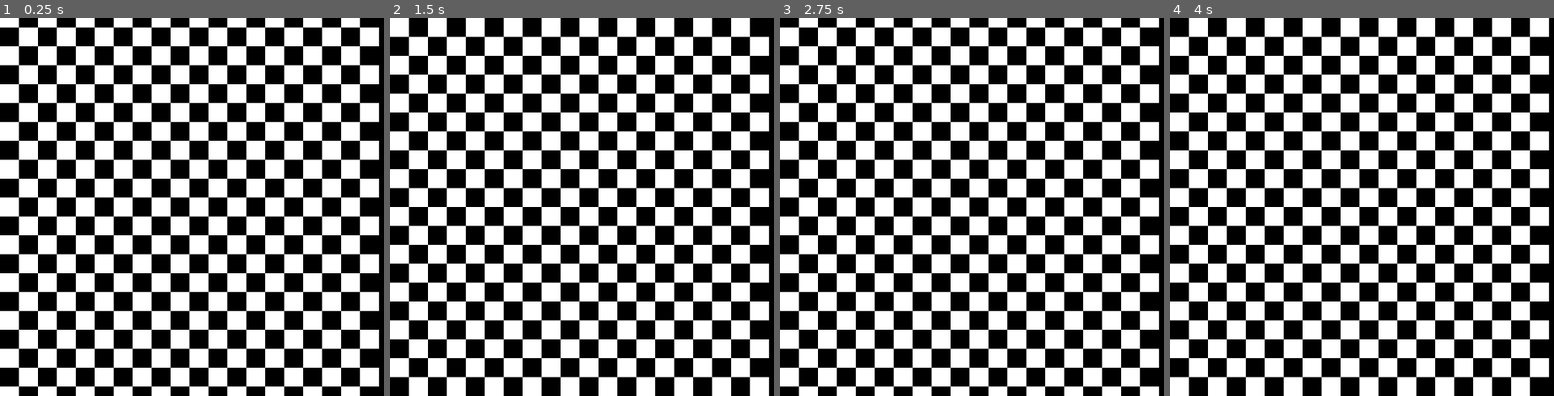
Above: before the commit, frames 1-4 (left to right).
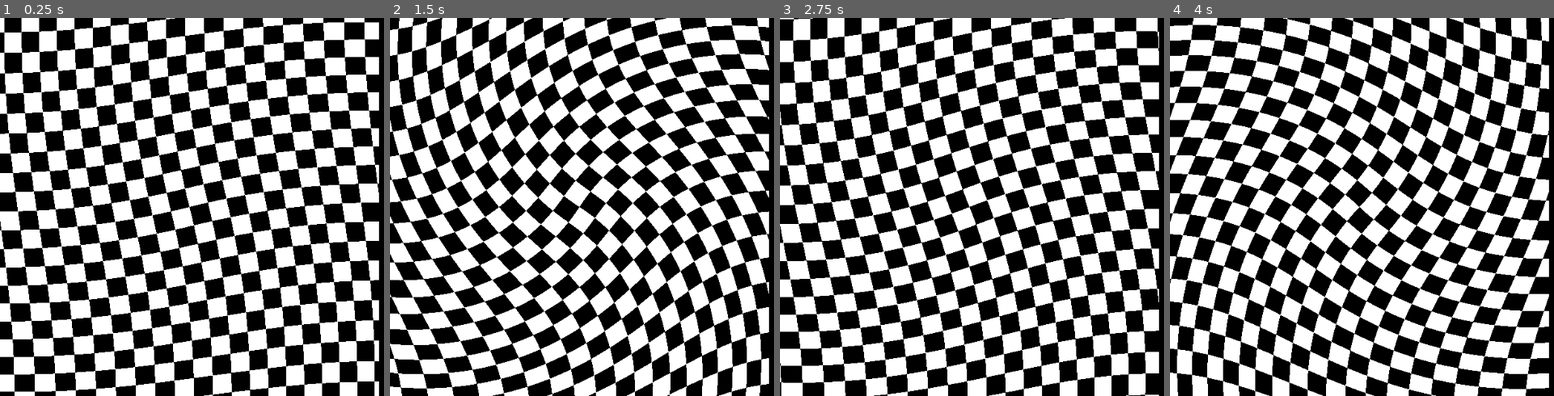
Above: after the commit, the same moments.

Repository: Castux/code-club
Game: Godot game, scene res://Visual/Visual.tscn
Two runs of this game, one before a commit and one after it. Both use one fixed random seed, a clock stepped at 60 frames per second and the inputs below. This scene is started directly instead of the project's main scene.
Inputs:
- Up to frame 1 (0.25 s): no input
- Up to frame 2 (1.5 s): hold D 0.53-1.28 s; hold S from 1.28 s (still down)
- Up to frame 3 (2.75 s): release S at 2.03 s; hold D from 2.03 s (still down)
- Up to frame 4 (4 s): release D at 2.78 s; hold W 2.78-3.53 s; hold A from 3.53 s (still down)

The runs differ from the first frame. In frame 1, 54% of the frame differs, in the area x 0-99%, y 0-100%; in frame 2, 55%; in frame 3, 54%; in frame 4, 60%.

Commit message:
Cooler visual shader

Diff:
--- a/shadertoys/Visual/Visual.tscn
+++ b/shadertoys/Visual/Visual.tscn
@@ -18,28 +18,54 @@
 default_input_values = [ 0, 0.0, 1, 2.0 ]
 operator = 4
 
-[sub_resource type="VisualShaderNodeScalarOp" id=7]
-
 [sub_resource type="VisualShaderNodeVectorCompose" id=8]
-
-[sub_resource type="VisualShaderNodeInput" id=9]
+output_port_for_preview = 0
+
+[sub_resource type="VisualShaderNodeTransformCompose" id=9]
+
+[sub_resource type="VisualShaderNodeVectorCompose" id=10]
+
+[sub_resource type="VisualShaderNodeVectorCompose" id=11]
+
+[sub_resource type="VisualShaderNodeScalarFunc" id=13]
+function = 1
+
+[sub_resource type="VisualShaderNodeScalarFunc" id=14]
+function = 0
+
+[sub_resource type="VisualShaderNodeScalarFunc" id=15]
+function = 19
+
+[sub_resource type="VisualShaderNodeInput" id=16]
+input_name = "uv"
+
+[sub_resource type="VisualShaderNodeVectorOp" id=17]
+default_input_values = [ 0, Vector3( 0, 0, 0 ), 1, Vector3( -0.5, -0.5, 0 ) ]
+
+[sub_resource type="VisualShaderNodeTransformVecMult" id=18]
+output_port_for_preview = 0
+
+[sub_resource type="VisualShaderNodeInput" id=22]
 input_name = "time"
 
-[sub_resource type="VisualShaderNodeInput" id=10]
-input_name = "uv"
-
-[sub_resource type="VisualShaderNodeVec3Constant" id=11]
-constant = Vector3( 0.2, 0.1, 0 )
-
-[sub_resource type="VisualShaderNodeVectorOp" id=12]
-
-[sub_resource type="VisualShaderNodeVectorOp" id=13]
+[sub_resource type="VisualShaderNodeScalarFunc" id=23]
+function = 0
+
+[sub_resource type="VisualShaderNodeVectorLen" id=24]
+
+[sub_resource type="VisualShaderNodeScalarOp" id=25]
 operator = 2
 
-[sub_resource type="VisualShaderNodeScalarConstant" id=14]
+[sub_resource type="VisualShaderNodeScalarOp" id=26]
+default_input_values = [ 0, 1.0, 1, 0.0 ]
+operator = 1
+
+[sub_resource type="VisualShaderNodeScalarOp" id=27]
+
+[sub_resource type="VisualShaderNodeScalarConstant" id=19]
 constant = 20.0
 
-[sub_resource type="VisualShader" id=15]
+[sub_resource type="VisualShader" id=20]
 code = "shader_type canvas_item;
 render_mode unshaded;
 
@@ -52,33 +78,75 @@
 }
 
 void fragment() {
-// Input:2
-	vec3 n_out2p0;
-	n_out2p0 = vec3(UV,0.0);
-
-// Vector:20
-	vec3 n_out20p0;
-	n_out20p0 = vec3(0.200000,0.100000,0.000000);
-
-// Input:19
-	float n_out19p0;
-	n_out19p0 = TIME;
-
-// VectorOp:22
-	vec3 n_out22p0;
-	n_out22p0 = n_out20p0 * vec3(n_out19p0);
-
-// VectorOp:21
-	vec3 n_out21p0;
-	n_out21p0 = n_out2p0 + n_out22p0;
+// Input:30
+	vec3 n_out30p0;
+	n_out30p0 = vec3(UV,0.0);
+
+// VectorOp:31
+	vec3 n_in31p1 = vec3(-0.50000,-0.50000,0.00000);
+	vec3 n_out31p0;
+	n_out31p0 = n_out30p0 + n_in31p1;
+
+// VectorLen:35
+	float n_out35p0;
+	n_out35p0 = length( n_out31p0 );
+
+// ScalarOp:37
+	float n_in37p0 = 1.00000;
+	float n_out37p0;
+	n_out37p0 = n_in37p0 - n_out35p0;
+
+// Input:33
+	float n_out33p0;
+	n_out33p0 = TIME;
+
+// ScalarFunc:34
+	float n_out34p0;
+	n_out34p0 = sin(n_out33p0);
+
+// ScalarOp:36
+	float n_out36p0;
+	n_out36p0 = n_out37p0 * n_out34p0;
+
+// ScalarFunc:27
+	float n_out27p0;
+	n_out27p0 = cos(n_out36p0);
+
+// ScalarFunc:28
+	float n_out28p0;
+	n_out28p0 = sin(n_out36p0);
+
+// VectorCompose:24
+	float n_in24p2 = 0.00000;
+	vec3 n_out24p0;
+	n_out24p0 = vec3( n_out27p0 , n_out28p0 , n_in24p2 );
+
+// ScalarFunc:29
+	float n_out29p0;
+	n_out29p0 = -(n_out28p0);
+
+// VectorCompose:25
+	float n_in25p2 = 0.00000;
+	vec3 n_out25p0;
+	n_out25p0 = vec3( n_out29p0 , n_out27p0 , n_in25p2 );
+
+// TransformCompose:23
+	vec3 n_in23p2 = vec3(0.00000,0.00000,0.00000);
+	vec3 n_in23p3 = vec3(0.00000,0.00000,0.00000);
+	mat4 n_out23p0;
+	n_out23p0 = mat4( vec4(n_out24p0, 0.0) , vec4(n_out25p0, 0.0) , vec4(n_in23p2,0.0), vec4(n_in23p3,1.0) );
+
+// TransformVectorMult:32
+	vec3 n_out32p0;
+	n_out32p0 = ( n_out23p0 * vec4(n_out31p0, 1.0) ).xyz;
 
 // VectorDecompose:10
 	float n_out10p0;
 	float n_out10p1;
 	float n_out10p2;
-	n_out10p0 = n_out21p0.x;
-	n_out10p1 = n_out21p0.y;
-	n_out10p2 = n_out21p0.z;
+	n_out10p0 = n_out32p0.x;
+	n_out10p1 = n_out32p0.y;
+	n_out10p2 = n_out32p0.z;
 
 // Scalar:6
 	float n_out6p0;
@@ -100,14 +168,14 @@
 	float n_out14p0;
 	n_out14p0 = floor(n_out12p0);
 
-// ScalarOp:17
-	float n_out17p0;
-	n_out17p0 = n_out13p0 + n_out14p0;
+// ScalarOp:38
+	float n_out38p0;
+	n_out38p0 = n_out13p0 + n_out14p0;
 
 // ScalarOp:16
 	float n_in16p1 = 2.00000;
 	float n_out16p0;
-	n_out16p0 = mod( n_out17p0 , n_in16p1 );
+	n_out16p0 = mod( n_out38p0 , n_in16p1 );
 
 // VectorCompose:18
 	vec3 n_out18p0;
@@ -123,43 +191,61 @@
 
 }
 "
-graph_offset = Vector2( 714.858, -52.11 )
+graph_offset = Vector2( 21.5632, -196.925 )
 mode = 1
 flags/light_only = false
 flags/unshaded = true
-nodes/fragment/0/position = Vector2( 2900, 140 )
-nodes/fragment/2/node = SubResource( 10 )
-nodes/fragment/2/position = Vector2( -940, -40 )
-nodes/fragment/6/node = SubResource( 14 )
-nodes/fragment/6/position = Vector2( 200, 400 )
+nodes/fragment/0/position = Vector2( 2660, -140 )
+nodes/fragment/6/node = SubResource( 19 )
+nodes/fragment/6/position = Vector2( 120, 100 )
 nodes/fragment/10/node = SubResource( 1 )
-nodes/fragment/10/position = Vector2( 100, 80 )
+nodes/fragment/10/position = Vector2( 20, -220 )
 nodes/fragment/11/node = SubResource( 2 )
-nodes/fragment/11/position = Vector2( 620, 80 )
+nodes/fragment/11/position = Vector2( 540, -220 )
 nodes/fragment/12/node = SubResource( 3 )
-nodes/fragment/12/position = Vector2( 620, 320 )
+nodes/fragment/12/position = Vector2( 540, 20 )
 nodes/fragment/13/node = SubResource( 4 )
-nodes/fragment/13/position = Vector2( 980, 120 )
+nodes/fragment/13/position = Vector2( 900, -180 )
 nodes/fragment/14/node = SubResource( 5 )
-nodes/fragment/14/position = Vector2( 980, 340 )
+nodes/fragment/14/position = Vector2( 900, 20 )
 nodes/fragment/16/node = SubResource( 6 )
-nodes/fragment/16/position = Vector2( 1940, 140 )
-nodes/fragment/17/node = SubResource( 7 )
-nodes/fragment/17/position = Vector2( 1420, 160 )
+nodes/fragment/16/position = Vector2( 1700, -140 )
 nodes/fragment/18/node = SubResource( 8 )
-nodes/fragment/18/position = Vector2( 2340, 140 )
-nodes/fragment/19/node = SubResource( 9 )
-nodes/fragment/19/position = Vector2( -1060, 340 )
-nodes/fragment/20/node = SubResource( 11 )
-nodes/fragment/20/position = Vector2( -1100, 160 )
-nodes/fragment/21/node = SubResource( 12 )
-nodes/fragment/21/position = Vector2( -320, -40 )
-nodes/fragment/22/node = SubResource( 13 )
-nodes/fragment/22/position = Vector2( -680, 160 )
-nodes/fragment/connections = PoolIntArray( 10, 0, 11, 0, 6, 0, 11, 1, 10, 1, 12, 0, 6, 0, 12, 1, 11, 0, 13, 0, 12, 0, 14, 0, 18, 0, 0, 0, 13, 0, 17, 0, 14, 0, 17, 1, 17, 0, 16, 0, 16, 0, 18, 0, 16, 0, 18, 1, 16, 0, 18, 2, 2, 0, 21, 0, 21, 0, 10, 0, 20, 0, 22, 0, 19, 0, 22, 1, 22, 0, 21, 1 )
-
-[sub_resource type="ShaderMaterial" id=16]
-shader = SubResource( 15 )
+nodes/fragment/18/position = Vector2( 2100, -140 )
+nodes/fragment/23/node = SubResource( 9 )
+nodes/fragment/23/position = Vector2( -960, -420 )
+nodes/fragment/24/node = SubResource( 10 )
+nodes/fragment/24/position = Vector2( -1400, -500 )
+nodes/fragment/25/node = SubResource( 11 )
+nodes/fragment/25/position = Vector2( -1400, -280 )
+nodes/fragment/27/node = SubResource( 13 )
+nodes/fragment/27/position = Vector2( -1860, -420 )
+nodes/fragment/28/node = SubResource( 14 )
+nodes/fragment/28/position = Vector2( -1860, -280 )
+nodes/fragment/29/node = SubResource( 15 )
+nodes/fragment/29/position = Vector2( -1840, -20 )
+nodes/fragment/30/node = SubResource( 16 )
+nodes/fragment/30/position = Vector2( -3840, -960 )
+nodes/fragment/31/node = SubResource( 17 )
+nodes/fragment/31/position = Vector2( -3520, -960 )
+nodes/fragment/32/node = SubResource( 18 )
+nodes/fragment/32/position = Vector2( -440, -680 )
+nodes/fragment/33/node = SubResource( 22 )
+nodes/fragment/33/position = Vector2( -3260, -300 )
+nodes/fragment/34/node = SubResource( 23 )
+nodes/fragment/34/position = Vector2( -2920, -300 )
+nodes/fragment/35/node = SubResource( 24 )
+nodes/fragment/35/position = Vector2( -3360, -600 )
+nodes/fragment/36/node = SubResource( 25 )
+nodes/fragment/36/position = Vector2( -2520, -540 )
+nodes/fragment/37/node = SubResource( 26 )
+nodes/fragment/37/position = Vector2( -2980, -680 )
+nodes/fragment/38/node = SubResource( 27 )
+nodes/fragment/38/position = Vector2( 1340, -160 )
+nodes/fragment/connections = PoolIntArray( 10, 0, 11, 0, 6, 0, 11, 1, 10, 1, 12, 0, 6, 0, 12, 1, 11, 0, 13, 0, 12, 0, 14, 0, 18, 0, 0, 0, 16, 0, 18, 0, 16, 0, 18, 1, 16, 0, 18, 2, 28, 0, 29, 0, 27, 0, 25, 1, 24, 0, 23, 0, 25, 0, 23, 1, 30, 0, 31, 0, 23, 0, 32, 0, 31, 0, 32, 1, 32, 0, 10, 0, 29, 0, 25, 0, 28, 0, 24, 1, 27, 0, 24, 0, 33, 0, 34, 0, 31, 0, 35, 0, 34, 0, 36, 1, 36, 0, 27, 0, 36, 0, 28, 0, 35, 0, 37, 1, 37, 0, 36, 0, 13, 0, 38, 0, 14, 0, 38, 1, 38, 0, 16, 0 )
+
+[sub_resource type="ShaderMaterial" id=21]
+shader = SubResource( 20 )
 
 [node name="Visual" type="Control"]
 anchor_right = 1.0
Not shown: 2 places in shadertoys/Visual/Visual.tscn that only renumber resources
